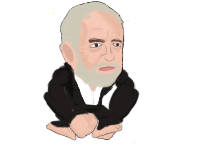
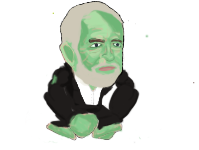
Layer changes from the first 199×150 image to the second:
added layer "Layer 14" above "head" over bbox(44, 29, 149, 143)
added group "head" with 16 layers above "hair outline" over bbox(52, 1, 195, 89)
added layer "outline top" in group "head" over bbox(88, 38, 123, 62)
added layer "eye brows" in group "head" over bbox(88, 39, 195, 84)
added layer "Layer 13" in group "head" over bbox(93, 23, 136, 47)
added layer "eye hite" in group "head" over bbox(91, 43, 121, 48)
added layer "hair" in group "head" over bbox(60, 1, 125, 88)
added layer "lips" in group "head" over bbox(94, 34, 117, 72)
added layer "face crease" in group "head" over bbox(78, 27, 123, 67)
added layer "face shadow" (37%) in group "head" over bbox(75, 8, 124, 72)
added layer "face highlights" (91%) in group "head" over bbox(83, 10, 123, 60)
added layer "face" in group "head" over bbox(52, 7, 125, 89)
added layer "ear shadow" (51%) in group "head" over bbox(62, 43, 75, 64)
added layer "ear" in group "head" over bbox(59, 42, 78, 80)
added layer "ouline" in group "head" over bbox(59, 1, 129, 88)
